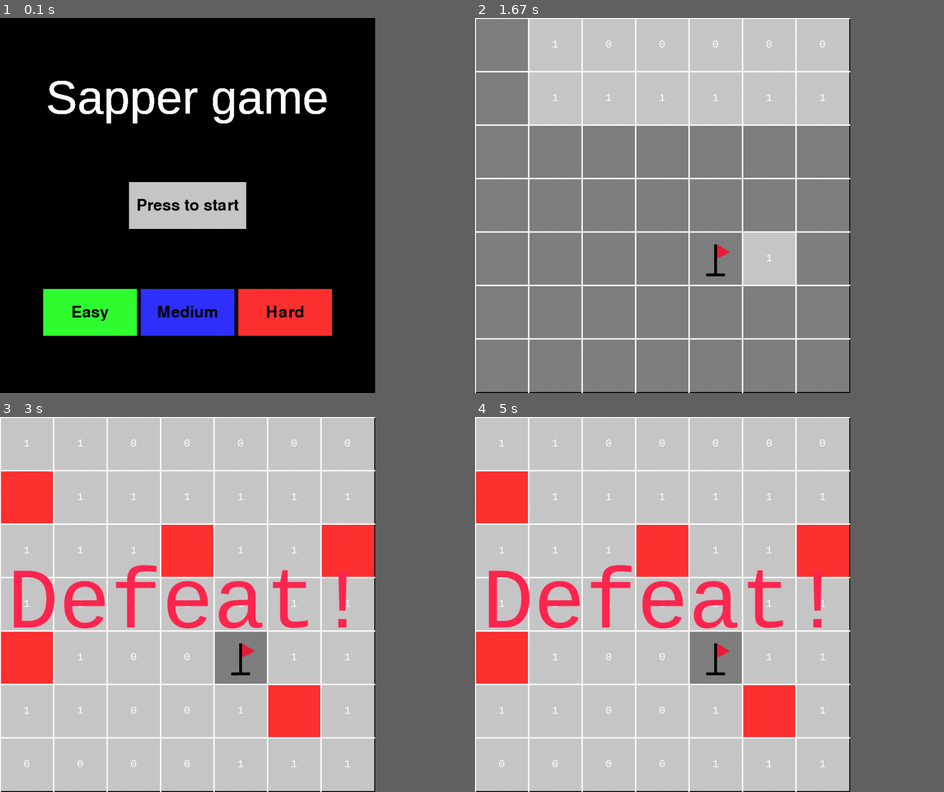
Above: before the commit, frames 1-4 (two rows, left to right).
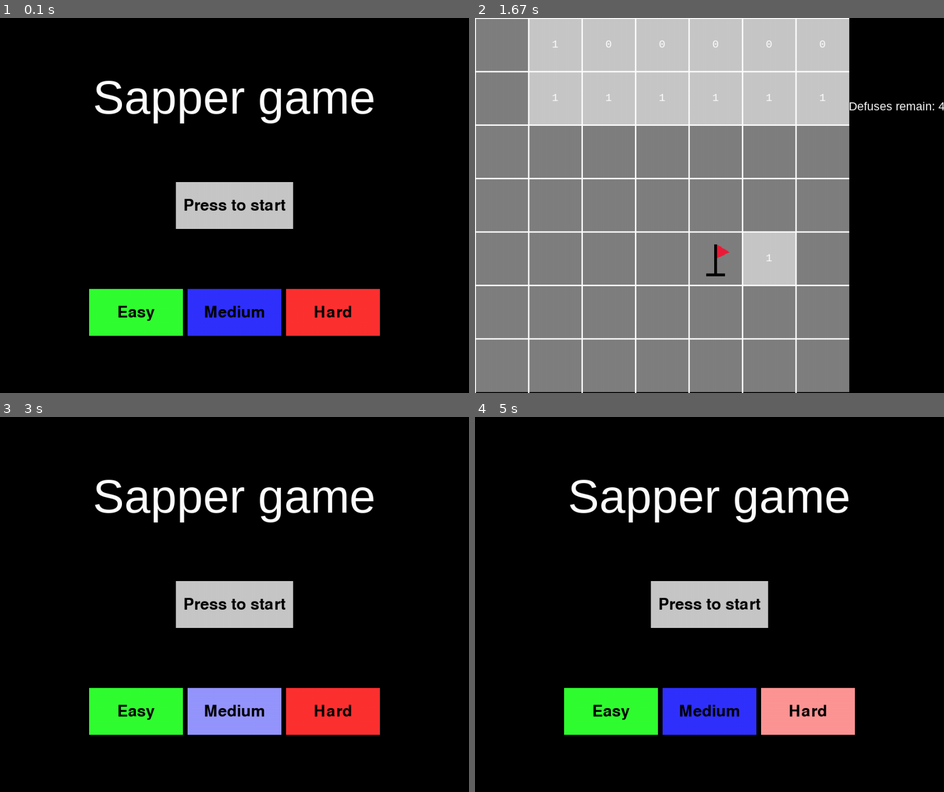
Above: after the commit, the same moments.

Repository: Ismaxis/Pygame-Sapper
Game: pygame game, started from main.py
Same seed, same stepped clock (60 frames per second), same inputs: the game is played once before the commit and once after it.
Inputs (mouse positions are in pixels of both pictures, inside the frame that each line leads up to):
- Up to frame 1 (0.1 s): no input
- Up to frame 2 (1.67 s): click "Easy" at 0.38 s; click "Press to start" at 0.72 s; click (765, 239) at 1.05 s; right-click (709, 250) at 1.38 s
- Up to frame 3 (3 s): click (168, 525) at 1.72 s; click (328, 574) at 2.05 s; click (234, 709) at 2.38 s, where only the run after the commit has a clickable "Medium"
- Up to frame 4 (5 s): click (728, 589) at 3.22 s; right-click (606, 574) at 3.55 s; click (615, 634) at 4.22 s; click (873, 600) at 4.55 s; click (793, 728) at 4.88 s
In our replay, the window is 720x720 before the commit and 900x720 after it. These sizes can differ from the game's own. Grey fills any space a smaller window leaves; there, only what the larger window draws over its background counts as a difference.

The runs differ from the first frame. In frame 1, 12% of the frame differs, in the area x 9-81%, y 16-85%; in frame 2, 0.2%; in frame 3, 77%; in frame 4, 78%, in the area x 0-81%, y 0-100%.

Commit message:
Defuses remain banner added

Diff:
--- a/game.py
+++ b/game.py
@@ -1,6 +1,7 @@
 import pygame as pg
 import os
 import random
+from visual_components import Button, Banner
 from fill import fill
 pg.font.init()
 
@@ -98,6 +99,26 @@
                 self.field[x][y].update(False, False)
 
 
+class Panel:
+    def __init__(self, panel_size, defuse_amount):
+        self.panel_size = panel_size
+        self.total_def_amount = defuse_amount
+        banner_pos = (panel_size[0]/2, panel_size[1]/5)
+        self.text_size = 25
+        self.defuse_banner = Banner(banner_pos, f"Defuses remain: {defuse_amount}",
+                                    (255, 255, 255), self.text_size)
+
+    def update(self, defuse_amount):
+        self.defuse_banner.update(
+            f"Defuses remain: {self.total_def_amount - defuse_amount}")
+
+    def get_rect(self, win_size):
+        return (win_size[0], 0, self.panel_size[0], self.panel_size[1])
+
+    def banner_pos(self, win_size):
+        return win_size[1] + self.defuse_banner.pos[0], self.defuse_banner.pos[1]
+
+
 class Game:
     def __init__(self, difficult, win_size):
         mines_amount = difficult * 5
@@ -110,12 +131,17 @@
 
         self.mine_field = Mine_field(
             mines_amount, self.grid_size, self.side_size)
+        panel_size = (win_size[0] - win_size[1], win_size[1])
+        self.panel = Panel(panel_size, mines_amount)
+
         self.victory_label = None
 
         self.result = 0
 
     def update(self, x, y, button):
         self.mine_field.update(x, y, button)
+        self.panel.update(self.mine_field.defuse_amount)
+
         if button == 1:
             self.defeat_check(x, y)
         elif button == 3:
--- a/main.py
+++ b/main.py
@@ -5,7 +5,7 @@
 import view
 
 
-WIN_SIZE = (800, 800)
+WIN_SIZE = (1000, 800)
 WIN = pg.display.set_mode(WIN_SIZE)
 pg.display.set_caption("Sapper")
 
@@ -19,79 +19,90 @@
     return -1
 
 
-start_menu = menu.Start_menu(WIN_SIZE)
-menu_view = view.Menu_view()
+def launch_menu():
+    start_menu = menu.Start_menu(WIN_SIZE)
+    menu_view = view.Menu_view()
 
-# Start menu
-start = False
-mouse_pressed = False
-difficut = -1
-while not start:
-    for event in pg.event.get():
-        if event.type == pg.QUIT:
-            pg.quit()
-            quit()
-        elif event.type == pg.MOUSEBUTTONDOWN:
-            mouse_pressed = True
+    # Start menu
+    mouse_pressed = False
+    difficult = -1
 
-    buttons = start_menu.buttons()
-    active_button = check_buttons(buttons, pg.mouse.get_pos())
+    while True:
+        for event in pg.event.get():
+            if event.type == pg.QUIT:
+                pg.quit()
+                quit()
+            elif event.type == pg.MOUSEBUTTONDOWN:
+                mouse_pressed = True
 
-    if active_button == -1:
-        for button in buttons:
-            start_menu.change_status(button, False)
-    else:
-        start_menu.change_status(active_button, True)
+        buttons = start_menu.buttons()
+        active_button = check_buttons(buttons, pg.mouse.get_pos())
 
-    if buttons[0].status and mouse_pressed and difficut != -1:
-        start = True
+        if active_button == -1:
+            for button in buttons:
+                start_menu.change_status(button, False)
+        else:
+            start_menu.change_status(active_button, True)
 
-    for i, button in enumerate(buttons[1:]):
-        if button.status and mouse_pressed:
-            start_menu.select(buttons[i + 1])
-            difficut = i + 1
+        if buttons[0].status and mouse_pressed and difficult != -1:
+            return difficult
 
-    menu_view.update(WIN, start_menu)
-    mouse_pressed = False
+        for i, button in enumerate(buttons[1:]):
+            if button.status and mouse_pressed:
+                start_menu.select(buttons[i + 1])
+                difficult = i + 1
 
-del start_menu
-del menu_view
+        menu_view.update(WIN, start_menu)
+        mouse_pressed = False
 
-# Game
-sapper_game = game.Game(difficut, WIN_SIZE)
-game_view = view.Field_view()
-while True:
-    for event in pg.event.get():
-        if event.type == pg.QUIT:
-            pg.quit()
-            quit()
 
-        mouse_pos = pg.mouse.get_pos()
-        if mouse_pos[0] < WIN_SIZE[1]:
-            if event.type == pg.MOUSEBUTTONDOWN and event.button == 1:
-                x = int(mouse_pos[0]//sapper_game.side_size)
-                y = int(mouse_pos[1]//sapper_game.side_size)
+def launch_game(difficult):
+    # Game
+    sapper_game = game.Game(difficult, WIN_SIZE)
+    game_view = view.Field_view()
+    panel_view = view.Panel_view()
+    clock = pg.time.Clock()
+    while True:
+        for event in pg.event.get():
+            if event.type == pg.QUIT:
+                pg.quit()
+                quit()
 
-                sapper_game.update(x, y, event.button)
+            mouse_pos = pg.mouse.get_pos()
+            if mouse_pos[0] < WIN_SIZE[1] and event.type == pg.MOUSEBUTTONDOWN:
+                if event.button == 1:
+                    x = int(mouse_pos[0]//sapper_game.side_size)
+                    y = int(mouse_pos[1]//sapper_game.side_size)
 
-            elif event.type == pg.MOUSEBUTTONDOWN and event.button == 3:
-                x = int(mouse_pos[0]//sapper_game.side_size)
-                y = int(mouse_pos[1]//sapper_game.side_size)
+                    sapper_game.update(x, y, event.button)
 
-                sapper_game.update(x, y, event.button)
+                elif event.button == 3:
+                    x = int(mouse_pos[0]//sapper_game.side_size)
+                    y = int(mouse_pos[1]//sapper_game.side_size)
 
-    if sapper_game.result != 0:
+                    sapper_game.update(x, y, event.button)
+
+        if sapper_game.result != 0:
+            game_view.update(WIN, WIN_SIZE, sapper_game.mine_field)
+            WIN.blit(sapper_game.victory_label, ((WIN_SIZE[0] - sapper_game.victory_label.get_width())/2,
+                                                 (WIN_SIZE[1] - sapper_game.victory_label.get_height())/2))
+
+            pg.display.update()
+
+            while True:
+                for event in pg.event.get():
+                    if event.type == pg.QUIT:
+                        pg.quit()
+                        quit()
+                    if event.type == pg.MOUSEBUTTONDOWN:
+                        return True
+
         game_view.update(WIN, WIN_SIZE, sapper_game.mine_field)
-        WIN.blit(sapper_game.victory_label, ((WIN_SIZE[0] - sapper_game.victory_label.get_width())/2,
-                                             (WIN_SIZE[1] - sapper_game.victory_label.get_height())/2))
+        panel_view.update(WIN, WIN_SIZE, sapper_game.panel)
 
         pg.display.update()
 
-        while True:
-            for event in pg.event.get():
-                if event.type == pg.QUIT:
-                    pg.quit()
-                    quit()
 
-    game_view.update(WIN, WIN_SIZE, sapper_game.mine_field)
-    pg.display.update()
+while True:
+    if launch_game(launch_menu()):
+        continue
--- a/menu.py
+++ b/menu.py
@@ -1,30 +1,5 @@
 import pygame as pg
-
-
-class Button:
-    def __init__(self, pos, size, text, color):
-        self.pos = pos
-        self.size = size
-        self.font = pg.font.SysFont("comics", 50)
-        self.label = self.font.render(text, True, (0, 0, 0))
-        self.color = color
-        self.status = False
-        self.selected = False
-
-        self.rect = (pos[0] - self.size[0]/2, pos[1] - self.size[1]/2,
-                     self.size[0], self.size[1])
-
-        self.label_pos = (pos[0] - self.label.get_width()/2,
-                          pos[1] - self.label.get_height()/2)
-
-
-class Banner:
-    def __init__(self, pos, text, color):
-        self.font = pg.font.SysFont("arial", 100)
-        self.label = self.font.render(text, True, color)
-
-        self.pos = (pos[0] - self.label.get_width()/2,
-                    pos[1] + self.label.get_height()/2)
+from visual_components import Button, Banner
 
 
 class Start_menu:
@@ -51,7 +26,7 @@
         high_dif_pos = (win_size[0]/2 + dif_size[0] + gap, win_size[1] * 11/14)
 
         # Components
-        self.name_banner = Banner(banner_pos, banner_text, banner_color)
+        self.name_banner = Banner(banner_pos, banner_text, banner_color, 100)
 
         self.start_button = Button(button_pos, button_size,
                                    button_text, button_color)
--- a/view.py
+++ b/view.py
@@ -3,6 +3,7 @@
 
 class Menu_view:
     def update(self, win, menu):
+        win.fill((0, 0, 0))
         self.draw_banner(win, menu.name_banner)
         self.draw_button(win, menu.start_button)
 
@@ -28,6 +29,8 @@
 
 class Field_view:
     def update(self, win, win_size, field):
+        win.fill((0, 0, 0))
+
         # draw rects
         for line in field.field:
             for cage in line:
@@ -36,11 +39,9 @@
         # draw lines
         for i in range(field.grid_size):
             pg.draw.line(win, (255, 255, 255),
-                         (0, i * field.side_size), (win_size[1], i * field.side_size), 3)
+                         (0, i * field.side_size), (win_size[1] - 3, i * field.side_size), 3)
             pg.draw.line(win, (255, 255, 255),
                          (i * field.side_size, 0), (i * field.side_size, win_size[1]), 3)
-
-        pg.display.update()
 
     @staticmethod
     def draw_cage(win, cage):
@@ -48,6 +49,9 @@
         if cage.defused:
             if cage.opened and cage.is_mine:
                 color = (200, 50, 50)
+                pg.draw.rect(win, color, cage.rect)
+            else:
+                color = cage.close_color
                 pg.draw.rect(win, color, cage.rect)
             win.blit(cage.flag, (cage.rect[0], cage.rect[1]))
             return
@@ -67,3 +71,15 @@
                 f'{cage.hint}', True, (255, 255, 255))
             win.blit(
                 hint_label, (cage.rect[0] + (cage.side_size - hint_label.get_width())/2, cage.rect[1] + (cage.side_size - hint_label.get_height())/2))
+
+
+class Panel_view:
+    def update(self, win, win_size, panel):
+        pg.draw.rect(win, (0, 0, 0), panel.get_rect(win_size))
+
+        banner_pos = panel.banner_pos(win_size)
+        self.draw_banner(win, panel.defuse_banner.label, banner_pos)
+
+    @staticmethod
+    def draw_banner(win, label, pos):
+        win.blit(label, pos)
--- /dev/null
+++ b/visual_components.py
@@ -0,0 +1,32 @@
+import pygame as pg
+
+
+class Button:
+    def __init__(self, pos, size, text, color):
+        self.pos = pos
+        self.size = size
+        self.font = pg.font.SysFont("comics", 50)
+        self.label = self.font.render(text, True, (0, 0, 0))
+        self.color = color
+        self.status = False
+        self.selected = False
+
+        self.rect = (pos[0] - self.size[0]/2, pos[1] - self.size[1]/2,
+                     self.size[0], self.size[1])
+
+        self.label_pos = (pos[0] - self.label.get_width()/2,
+                          pos[1] - self.label.get_height()/2)
+
+
+class Banner:
+    def __init__(self, pos, text, color, size):
+        self.color = color
+        self.font = pg.font.SysFont("arial", size)
+        self.label = self.font.render(text, True, color)
+
+        self.pos = (pos[0] - self.label.get_width()/2,
+                    pos[1] + self.label.get_height()/2)
+
+    def update(self, text):
+        self.label = self.font.render(
+            text, True, self.color)
